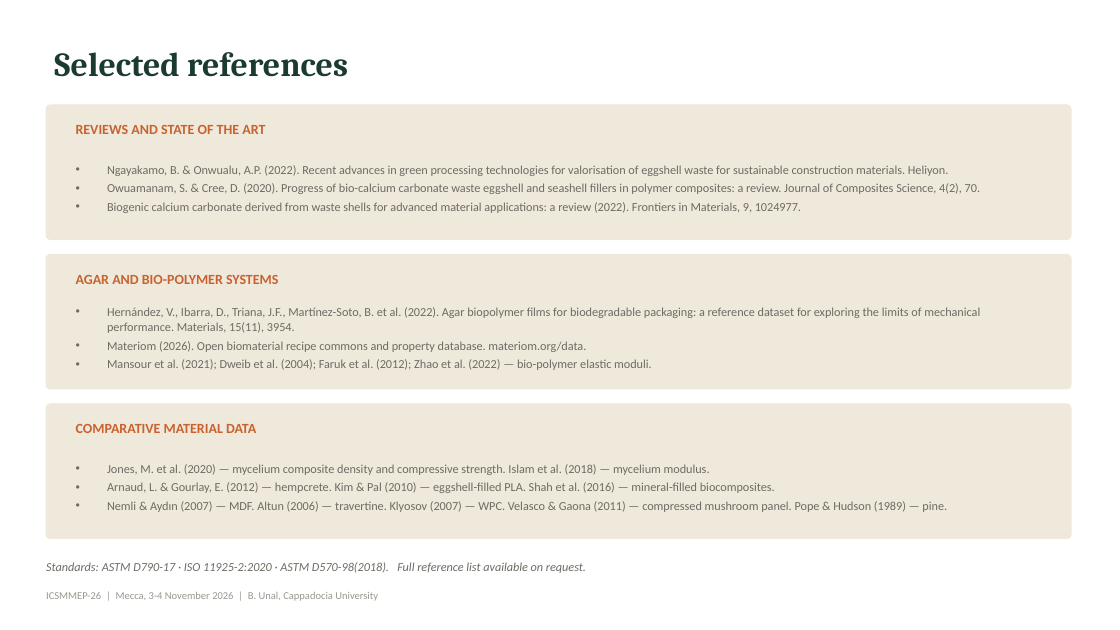
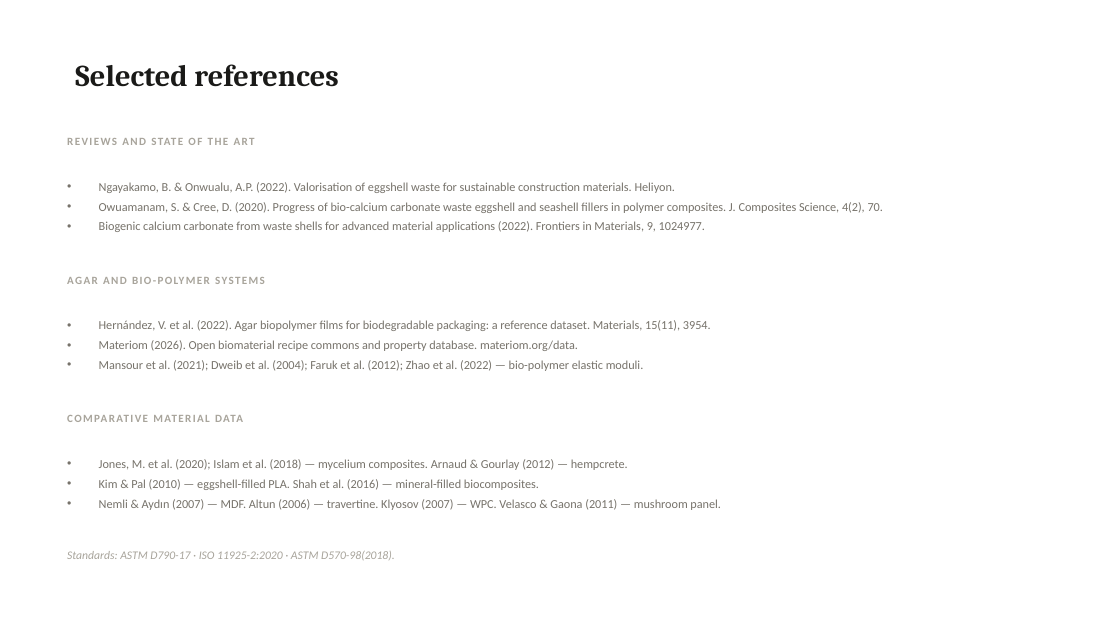
Before and after one commit to bunal91/sanat-ve-mekan, a slide deck: slide 23 of konferans-bildirisi/06-sunum/ICSMMEP26_Presentation_Unal.pptx. Drawn at 1120x630 pixels with LibreOffice and Linux fonts; fonts in the diff are those of the drawing. Boxes give left, top, right and bottom in pixels: in the first picture for what was removed or moved away, otherwise in the second. Text is boxed around its words. In the diff, an @@ line names an element or a change of style, - is before the commit and + after.

```diff
--- a/konferans-bildirisi/06-sunum/ICSMMEP26_Presentation_Unal.pptx
+++ b/konferans-bildirisi/06-sunum/ICSMMEP26_Presentation_Unal.pptx
@@ title "Selected references": place and size @@
-title "Selected references" at [54, 52, 348, 77]
+title "Selected references" at [75, 64, 338, 87]
@@ title "Selected references" at [75, 64, 338, 87]: size 29 to 26 pt, text colour #1B3B2F to #1A1A18 @@
@@ rounded rectangle removed at [46, 105, 1071, 239] @@
@@ size 12 to 9.5 pt, text colour #C9622F to #A8A49B, letter spacing 0 to 1.2 pt in 3 elements at [67, 269, 1050, 291], [67, 408, 1050, 429], [67, 130, 1050, 152] @@
@@ text "REVIEWS AND STATE OF THE ...": place and size @@
-text "REVIEWS AND STATE OF THE ..." at [76, 125, 265, 134]
+text "REVIEWS AND STATE OF THE ..." at [67, 130, 1050, 152]
@@ text at [99, 182, 883, 232]: text changed; text colour #6E6B64 to #77736B @@
-• Ngayakamo, B. & Onwualu, A.P. (2022). Recent advances in green processing technologies for valorisation of eggshell waste for sustainable construction materials. Heliyon.
-• Owuamanam, S. & Cree, D. (2020). Progress of bio-calcium carbonate waste eggshell and seashell fillers in polymer composites: a review. Journal of Composites Science, 4(2), 70.
-• Biogenic calcium carbonate derived from waste shells for advanced material applications: a review (2022). Frontiers in Materials, 9, 1024977.
+• Ngayakamo, B. & Onwualu, A.P. (2022). Valorisation of eggshell waste for sustainable construction materials. Heliyon.
+• Owuamanam, S. & Cree, D. (2020). Progress of bio-calcium carbonate waste eggshell and seashell fillers in polymer composites. J. Composites Science, 4(2), 70.
+• Biogenic calcium carbonate from waste shells for advanced material applications (2022). Frontiers in Materials, 9, 1024977.
@@ rounded rectangle removed at [46, 255, 1071, 389] @@
@@ text "AGAR AND BIO-POLYMER SYSTEMS": place and size @@
-text "AGAR AND BIO-POLYMER SYSTEMS" at [76, 275, 278, 284]
+text "AGAR AND BIO-POLYMER SYSTEMS" at [67, 269, 1050, 291]
@@ text "Hernández, V. et al. (2022). ...": place and size @@
-text "Hernández, V. et al. (2022). ..." at [107, 307, 980, 370]
+text "Hernández, V. et al. (2022). ..." at [99, 320, 711, 371]
@@ text at [99, 320, 711, 331]: text changed; text colour #6E6B64 to #77736B @@
-• Hernández, V., Ibarra, D., Triana, J.F., Martínez-Soto, B. et al. (2022). Agar biopolymer films for biodegradable packaging: a reference dataset for exploring the limits of mechanical performance. Materials, 15(11), 3954.
+• Hernández, V. et al. (2022). Agar biopolymer films for biodegradable packaging: a reference dataset. Materials, 15(11), 3954.
@@ text at [99, 340, 644, 371]: text colour #6E6B64 to #77736B in "Materiom (2026). Open biomaterial recipe commons and ...", "Mansour et al. (2021); Dweib et al. ..."; line spacing 13pt to 14pt @@
@@ rounded rectangle removed at [46, 404, 1071, 539] @@
@@ text "COMPARATIVE MATERIAL DATA": place and size @@
-text "COMPARATIVE MATERIAL DATA" at [76, 424, 256, 433]
+text "COMPARATIVE MATERIAL DATA" at [67, 408, 1050, 429]
@@ text at [99, 459, 721, 510]: text changed; text colour #6E6B64 to #77736B @@
-• Jones, M. et al. (2020) — mycelium composite density and compressive strength. Islam et al. (2018) — mycelium modulus.
-• Arnaud, L. & Gourlay, E. (2012) — hempcrete. Kim & Pal (2010) — eggshell-filled PLA. Shah et al. (2016) — mineral-filled biocomposites.
-• Nemli & Aydın (2007) — MDF. Altun (2006) — travertine. Klyosov (2007) — WPC. Velasco & Gaona (2011) — compressed mushroom panel. Pope & Hudson (1989) — pine.
+• Jones, M. et al. (2020); Islam et al. (2018) — mycelium composites. Arnaud & Gourlay (2012) — hempcrete.
+• Kim & Pal (2010) — eggshell-filled PLA. Shah et al. (2016) — mineral-filled biocomposites.
+• Nemli & Aydın (2007) — MDF. Altun (2006) — travertine. Klyosov (2007) — WPC. Velasco & Gaona (2011) — mushroom panel.
@@ text at [67, 551, 395, 560]: text changed; size 10.5 to 10 pt; text colour #6E6B64 to #A8A49B @@
-Standards: ASTM D790-17 · ISO 11925-2:2020 · ASTM D570-98(2018). Full reference list available on request.
+Standards: ASTM D790-17 · ISO 11925-2:2020 · ASTM D570-98(2018).
@@ text "Standards: ASTM D790-17 · ISO ..." at [67, 551, 395, 560]: vertical alignment middle to top @@
@@ text removed at [46, 592, 378, 601] @@
-ICSMMEP-26 | Mecca, 3-4 November 2026 | B. Unal, Cappadocia University
```
Also in this commit, not shown: 22 other slides changed, 4 other files.
